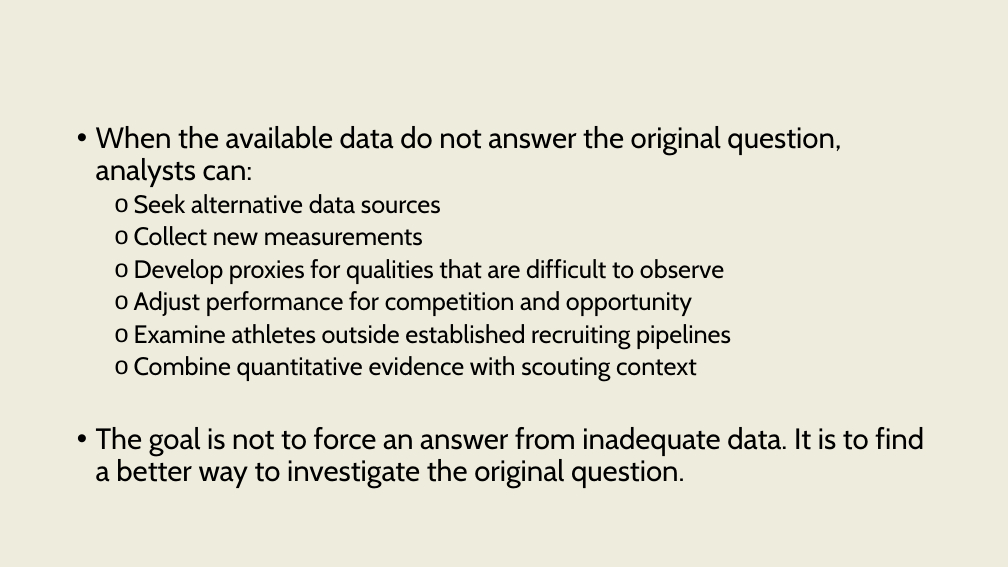
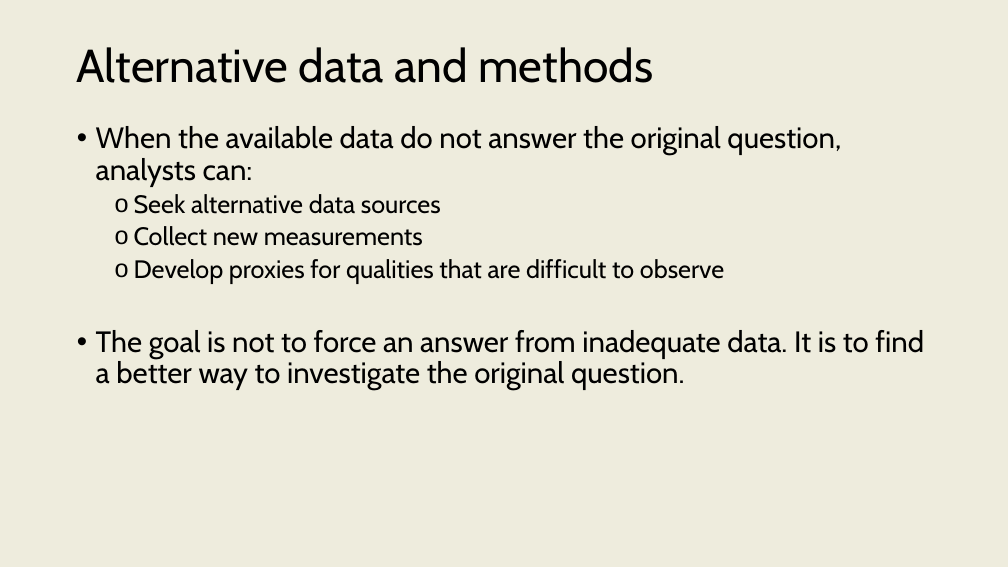
Before and after one commit to onishisaryu/HES-3000-Sports-Data-Analytics, a slide deck: slide 31 of pptx/Lecture5.pptx (slide 28 before the commit). Drawn at 1008x567 pixels with LibreOffice and Linux fonts; fonts in the diff are those of the drawing. Boxes give left, top, right and bottom in pixels: in the first picture for what was removed or moved away, otherwise in the second. Text is boxed around its words. In the diff, an @@ line names an element or a change of style, - is before the commit and + after.

```diff
--- a/pptx/Lecture5.pptx
+++ b/pptx/Lecture5.pptx
@@ title added at <box>77,47,653,83</box>, 44 pt, text #000000 @@
+Alternative data and methods
@@ text at <box>134,291,731,381</box>: paragraphs removed @@
-  o Adjust performance for competition and opportunity
-  o Examine athletes outside established recruiting pipelines
-  o Combine quantitative evidence with scouting context
```
Also in this commit, not shown: 13 other slides changed, 1 slide added, 1 slide removed, 2 other files.
